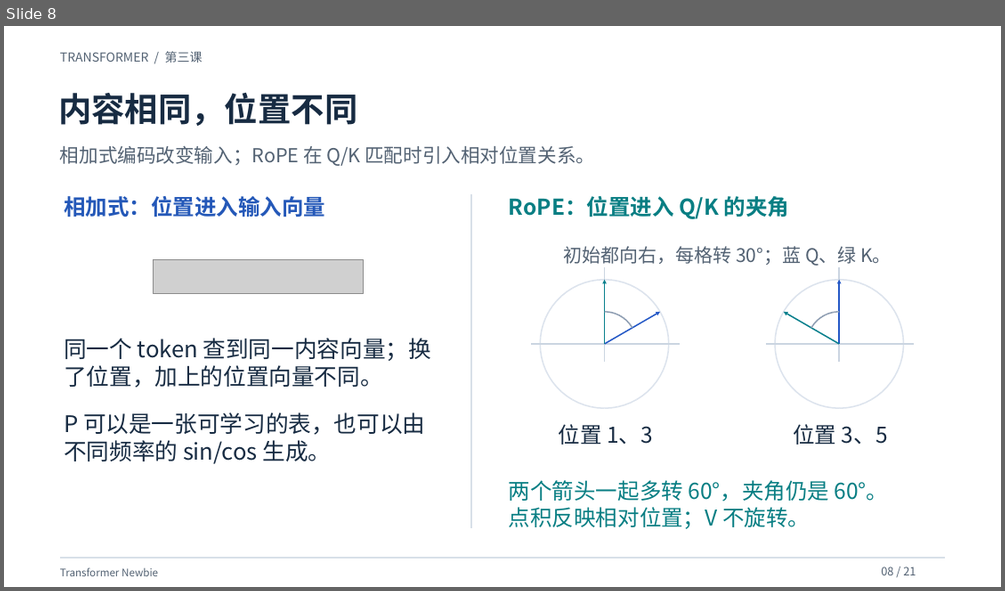
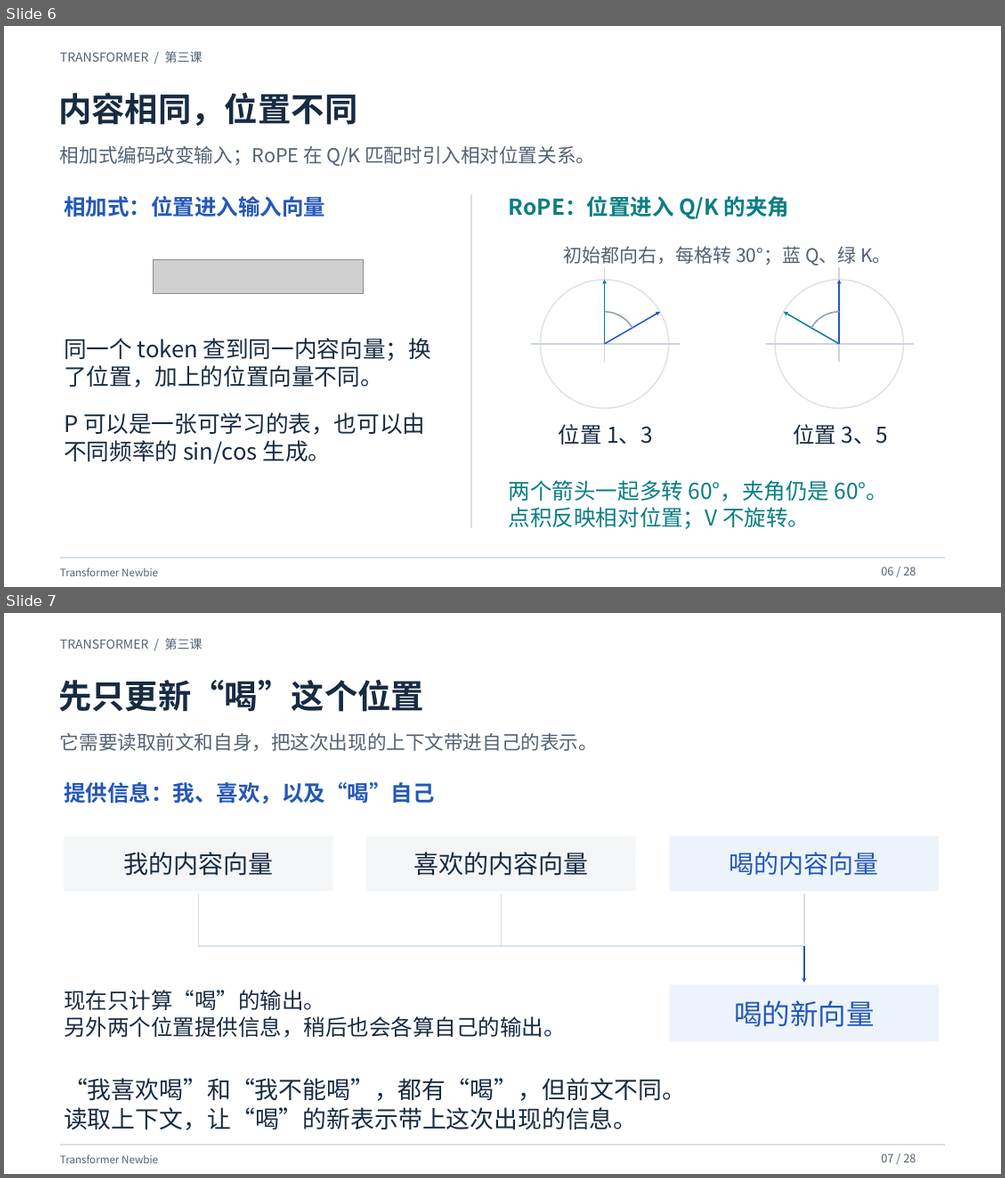
Before and after one commit to yangzy723/Transformer-Newbie, a slide deck: class3/class3_attention.pptx. Shown one above the other, each under a label of ours: slide 8 before the commit, slides 6 and 7 after it. The pictures are 1005x591 and 1005x1178 pixels, drawn with LibreOffice and Linux fonts; fonts in the diff are those of the drawing; grey boxes stand for pictures. Boxes give left, top, right and bottom in pixels: in the first picture for what was removed or moved away, otherwise in the second. Text is boxed around its words. In the diff, an @@ line names an element or a change of style, - is before the commit and + after.

```diff
--- a/class3/class3_attention.pptx
+++ b/class3/class3_attention.pptx
@@ slide 7 added at (4,613,1001,1174), background #FFFFFF @@
@@ rectangle added at (4,613,1001,1174), fill #FFFFFF @@
@@ text added at (60,638,202,649), 12 pt, text #536273 @@
+TRANSFORMER / 第三课
@@ text added at (58,680,424,712), 32 pt, text #172B42, bold @@
+先只更新“喝”这个位置
@@ text added at (60,733,598,751), 18.5 pt, text #536273 @@
+它需要读取前文和自身，把这次出现的上下文带进自己的表示。
@@ text added at (64,782,435,803), 21 pt, text #2458B8, bold @@
+提供信息：我、喜欢，以及“喝”自己
@@ rectangle added at (64,835,333,892), fill #F3F5F7 @@
@@ text added at (123,852,273,876), 24 pt, text #172B42 @@
+我的内容向量
@@ rectangle added at (367,835,636,892), fill #F3F5F7 @@
@@ text added at (414,852,589,876), 24 pt, text #172B42 @@
+喜欢的内容向量
@@ rectangle added at (670,835,938,892), fill #EDF3FB @@
@@ text added at (729,852,879,876), 24 pt, text #2458B8 @@
+喝的内容向量
@@ line added from (198, 893) to (198, 946), #D8E0E8 1.3 pt @@
@@ line added from (502, 893) to (502, 946), #D8E0E8 1.3 pt @@
@@ line added from (804, 893) to (804, 946), #D8E0E8 1.3 pt @@
@@ line added from (198, 946) to (804, 946), #D8E0E8 1.3 pt @@
@@ arrow added from (804, 946) to (804, 982), #2458B8 1.3 pt @@
@@ rectangle added at (670,985,938,1041), fill #EDF3FB @@
@@ text added at (64,989,565,1038), 21 pt, text #172B42 @@
+现在只计算“喝”的输出。
+另外两个位置提供信息，稍后也会各算自己的输出。
@@ text added at (734,1000,874,1027), 27 pt, text #2458B8 @@
+喝的新向量
@@ text added at (64,1078,686,1130), 23 pt, text #172B42 @@
+“我喜欢喝”和“我不能喝”，都有“喝”，但前文不同。
+读取上下文，让“喝”的新表示带上这次出现的信息。
@@ line added from (60, 1144) to (945, 1144), #D8E0E8 1.3 pt @@
@@ text added at (60,1154,158,1163), 10 pt, text #536273 @@
+Transformer Newbie
@@ text added at (881,1153,915,1162), 11 pt, text #536273 @@
+07 / 28
@@ what was slide 8 is now slide 6 @@
@@ slide 6 changed as well @@
@@ text at (881,566,915,575): text changed @@
-08 / 21
+06 / 28
```
Also in this commit, not shown: 18 other slides changed, 8 other slides added, 2 slides removed, 36 other files.
